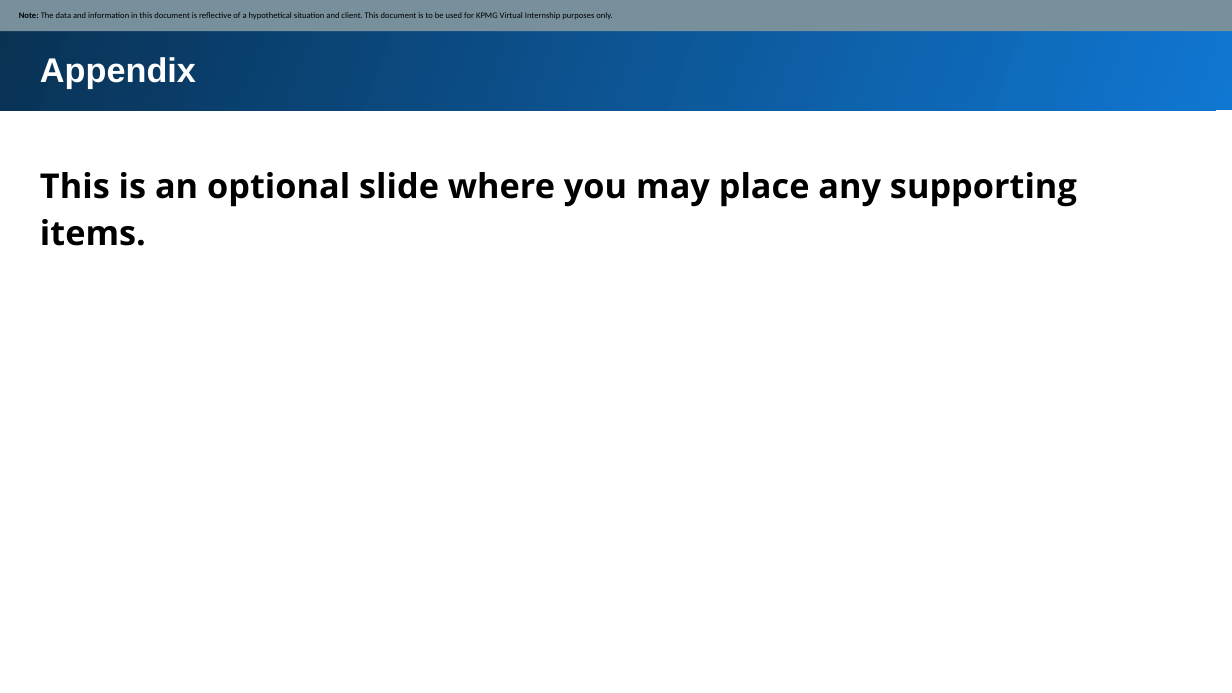
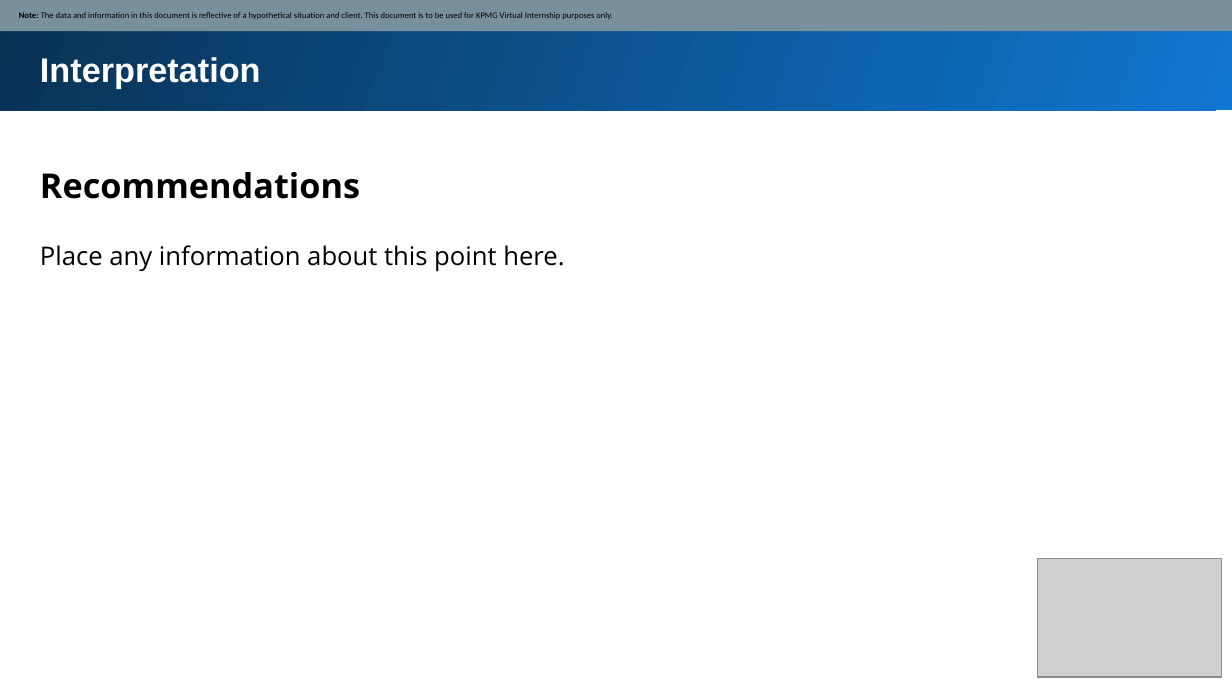
Before and after one commit to Nickimani/KPMG_Virtual_Internship, a slide deck: slide 10 of Deliverables/Presentation Slides.pptx (slide 8 before the commit). Drawn at 1232x693 pixels with LibreOffice and Linux fonts; fonts in the diff are those of the drawing; grey boxes stand for pictures. Boxes give left, top, right and bottom in pixels: in the first picture for what was removed or moved away, otherwise in the second. Text is boxed around its words. In the diff, an @@ line names an element or a change of style, - is before the commit and + after.

```diff
--- a/Deliverables/Presentation Slides.pptx
+++ b/Deliverables/Presentation Slides.pptx
@@ text at box(40, 57, 261, 88): text changed @@
-Appendix
+Interpretation
@@ text removed at box(40, 172, 1077, 246) @@
-This is an optional slide where you may place any supporting items.
@@ text added at box(40, 172, 360, 199), 20 pt, text #000000, bold @@
+Recommendations
@@ text added at box(40, 245, 564, 272), 15 pt, text #000000 @@
+Place any information about this point here.
@@ picture added at box(1037, 558, 1221, 676) @@
```
Also in this commit, not shown: 7 other slides changed, 4 slides added, 6 other files.
